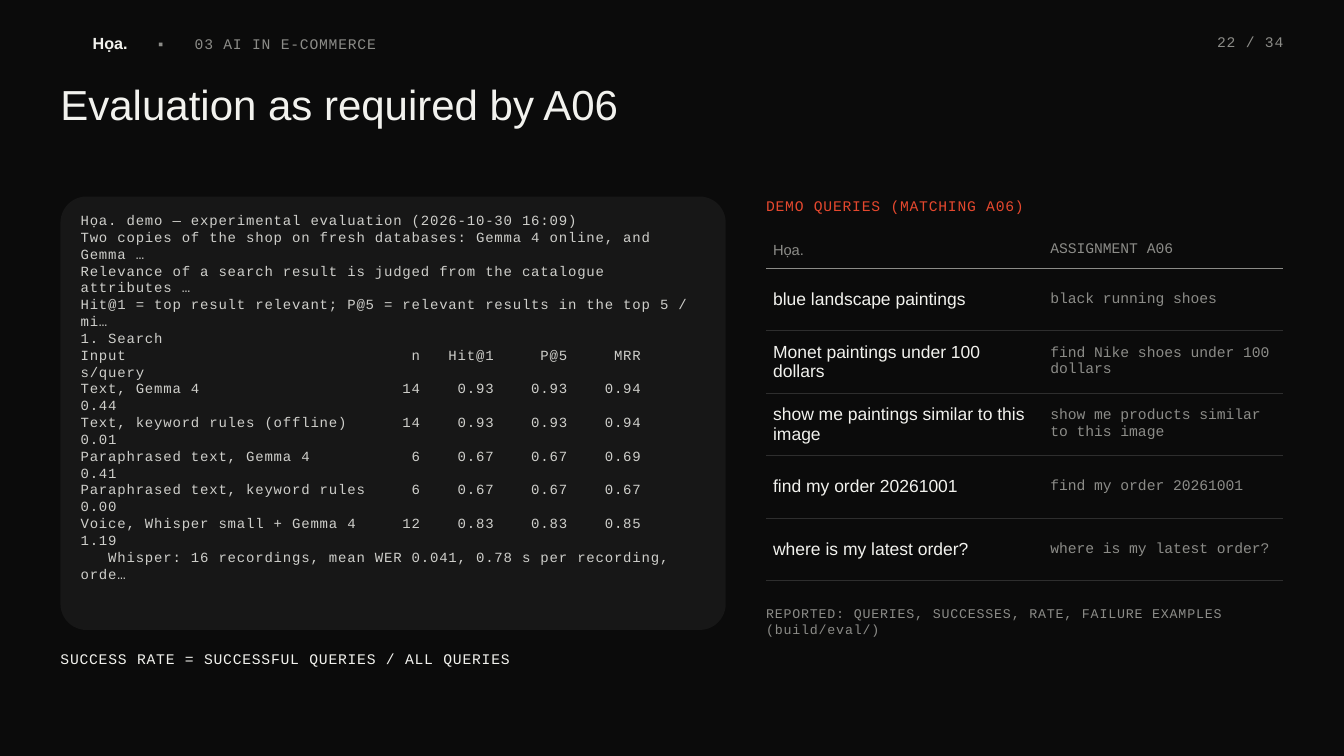
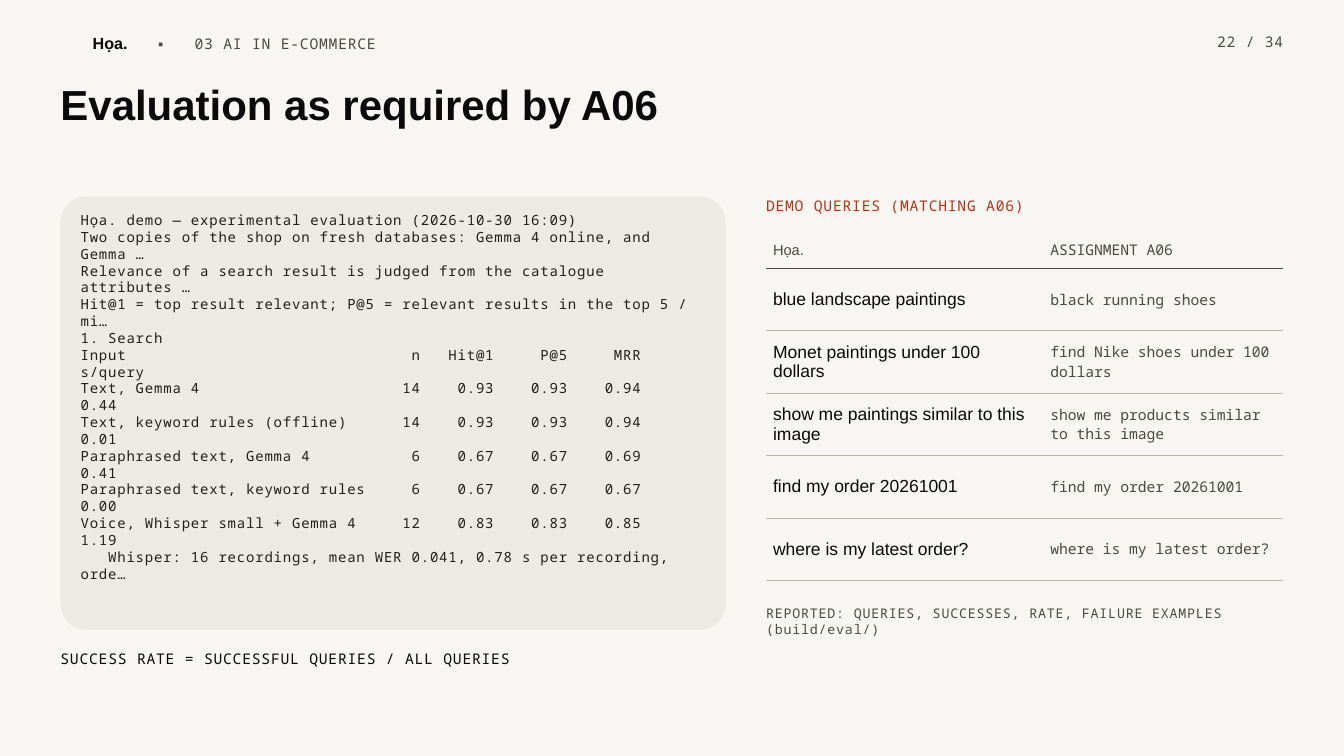
Before and after one commit to scalliontor/Hoa, a slide deck: slide 22 of slides/thuyettrinh_Hoa.pptx. Drawn at 1344x756 pixels with LibreOffice and Linux fonts; fonts in the diff are those of the drawing; background and template pictures are left out. Boxes give left, top, right and bottom in pixels: in the first picture for what was removed or moved away, otherwise in the second. Text is boxed around its words. In the diff, an @@ line names an element or a change of style, - is before the commit and + after.

```diff
--- a/slides/thuyettrinh_Hoa.pptx
+++ b/slides/thuyettrinh_Hoa.pptx
@@ background #0B0B0B to #F7F6F2 @@
@@ text "Họa. ▪ 03 AI IN ..." at [93, 38, 376, 52]: font Courier New to Noto Sans Mono, text colour #8C8C88 to #4A4A44 in "▪ 03 AI IN E-COMMERCE"; text colour #F2F2EE to #0A0A0A in "Họa." @@
@@ text "22 / 34" at [1217, 36, 1283, 47]: font Courier New to Noto Sans Mono, text colour #8C8C88 to #4A4A44 @@
@@ text "Evaluation as required by A06" at [60, 89, 658, 129]: text colour #F2F2EE to #0A0A0A, bold on @@
@@ rounded rectangle at [60, 197, 726, 630]: fill #171717 to #ECEAE4 @@
@@ text "DEMO QUERIES (MATCHING A06)" at [766, 200, 1024, 214]: font Courier New to Noto Sans Mono, text colour #E5482E to #B5331A @@
@@ text "Họa. demo — experimental evaluation ..." at [81, 214, 668, 579]: font Courier New to Noto Sans Mono, text colour #CFCFCB to #1F1F1C @@
@@ table at [766, 232, 1284, 581] @@
@@ text colour #8C8C88 to #4A4A44 in "Họa.", "ASSIGNMENT A06", "black running shoes", "find Nike shoes under 100 dollars" and 3 more places @@
@@ font Courier New to Noto Sans Mono in "ASSIGNMENT A06", "black running shoes", "find Nike shoes under 100 dollars", "show me products similar to this image" and 2 more places @@
@@ text colour #F2F2EE to #0A0A0A in "blue landscape paintings", "Monet paintings under 100 dollars", "show me paintings similar to this image", "find my order 20261001" and 1 more places @@
@@ borders changed @@
@@ text "REPORTED: QUERIES, SUCCESSES, RATE, FAILURE ..." at [766, 608, 1221, 636]: font Courier New to Noto Sans Mono, text colour #8C8C88 to #4A4A44 @@
@@ text "SUCCESS RATE = SUCCESSFUL QUERIES ..." at [60, 653, 509, 667]: font Courier New to Noto Sans Mono, text colour #F2F2EE to #0A0A0A @@
```
Also in this commit, not shown: 33 other slides changed, 4 other files.
